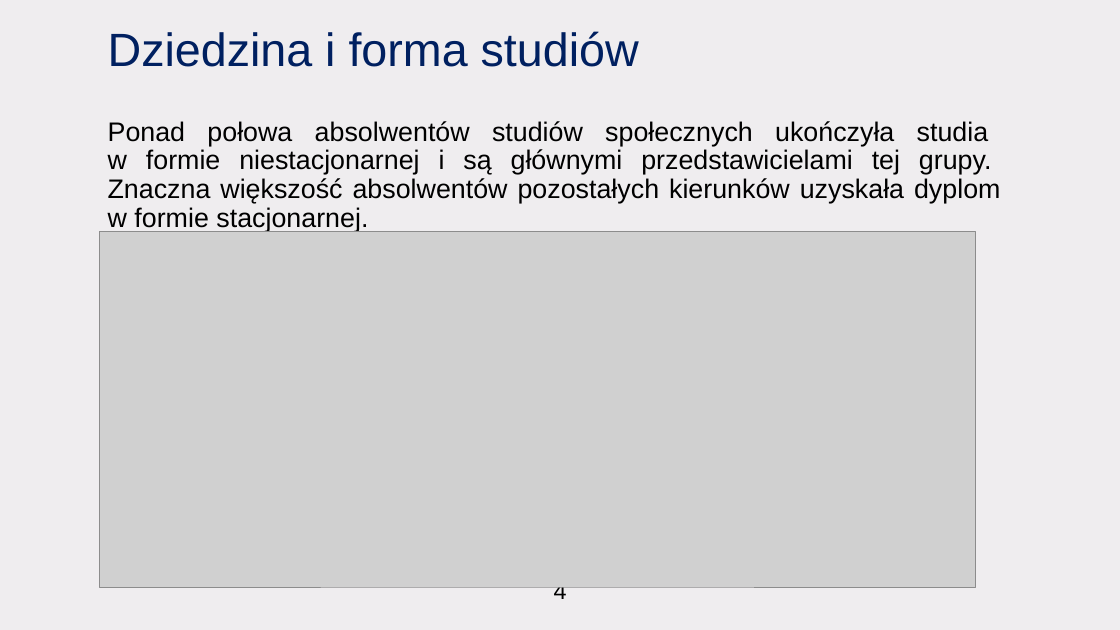
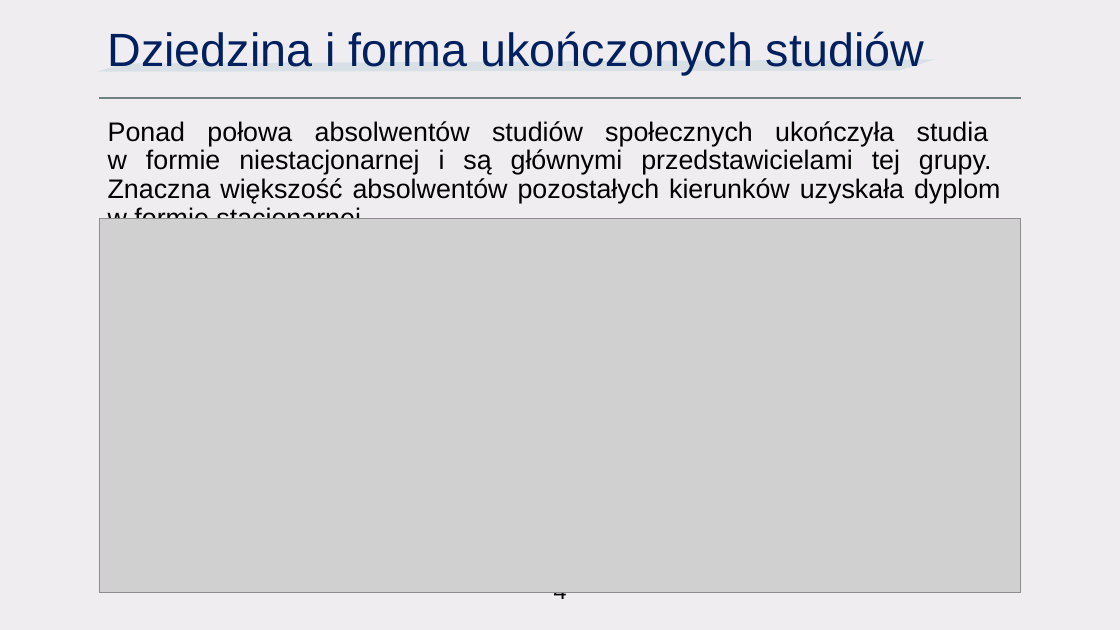
Before and after one commit to CptQuak/CasestudyGraduateEarnings, a slide deck: slide 5 of casestudy.pptx. Drawn at 1120x630 pixels with LibreOffice and Linux fonts; fonts in the diff are those of the drawing; grey boxes stand for pictures. Boxes give left, top, right and bottom in pixels: in the first picture for what was removed or moved away, otherwise in the second. Text is boxed around its words. In the diff, an @@ line names an element or a change of style, - is before the commit and + after.

```diff
--- a/casestudy.pptx
+++ b/casestudy.pptx
@@ title at (108, 31, 924, 75): text changed @@
-Dziedzina i forma studiów
+Dziedzina i forma ukończonych studiów
@@ freeform shape added at (97, 60, 935, 72), fill #C3D5DF at 50% opacity @@
@@ line added from (99, 97) to (1021, 97), #6F8183 1.75 pt @@
@@ picture: place and size @@
-picture at (99, 231, 975, 587)
+picture at (99, 218, 1021, 592)
```
Also in this commit, not shown: 8 other slides changed, 3 slides added, 2 slides removed, 8 other files.
